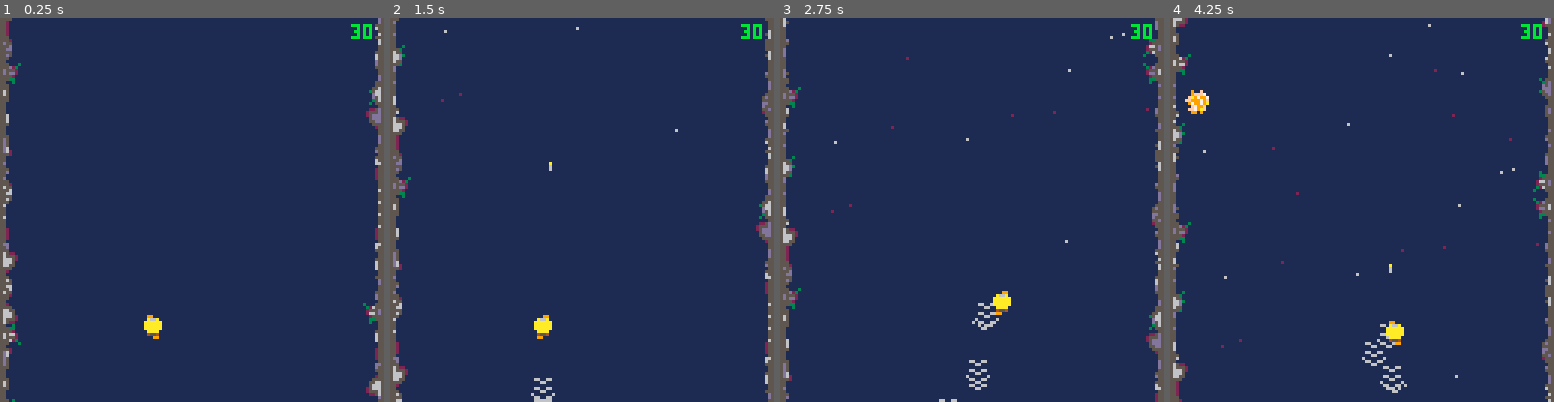
Above: before the commit, frames 1-4 (left to right).
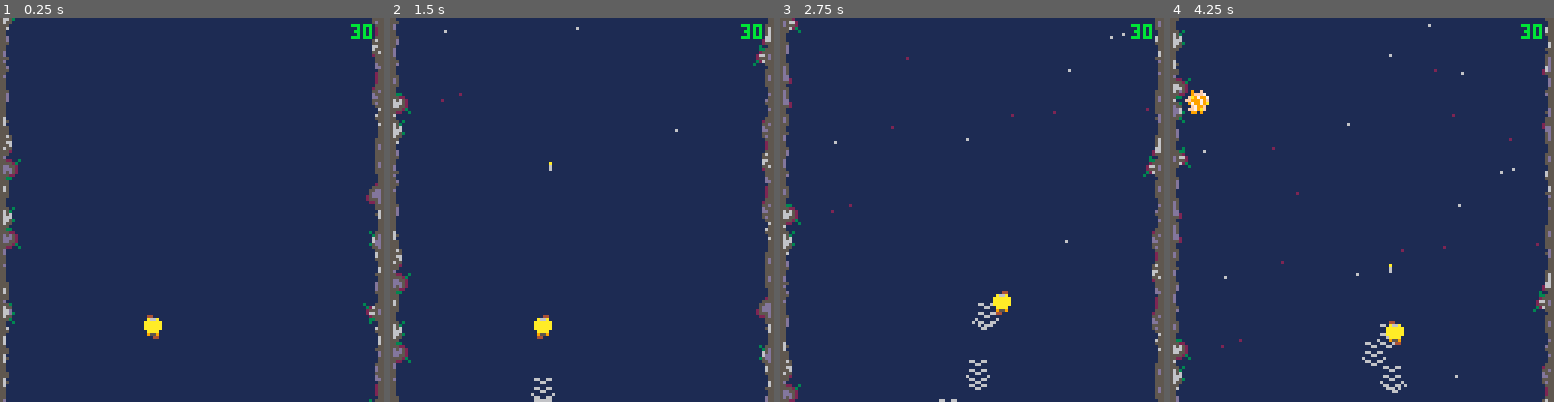
Above: after the commit, the same moments.

Repository: Mister-Oatbread/pico8_drg_game
Game: PICO-8 cartridge drg.p8
Same seed, same stepped clock (60 frames per second), same inputs: the game is played once before the commit and once after it.
Inputs:
- Up to frame 1 (0.25 s): no input
- Up to frame 2 (1.5 s): tap X (X key) at 0.33, 1.07 s; tap O (Z key) at 0.7 s
- Up to frame 3 (2.75 s): hold Right 1.6-2.1 s; tap O (Z key) at 1.7, 2.1, 2.5 s; tap X (X key) at 1.85 s; hold Up 2.15-2.42 s; hold Right from 2.47 s (still down)
- Up to frame 4 (4.25 s): tap O (Z key) every 0.4 s from 2.9 to 4.1 s; tap X (X key) at 2.97, 4.08 s; release Right at 3.03 s; hold Left 3.08-3.58 s; hold Down 3.63-3.97 s; hold Right from 4.02 s (still down)

The runs differ from the first frame. In frame 1, 2.9% of the frame differs, in the area x 0-100%, y 0-100%; in frame 2, 3.1%; in frame 3, 3.0%; in frame 4, 3.1%.

Commit message:
sprites rework

Diff:
--- a/build.lua
+++ b/build.lua
@@ -1068,11 +1068,7 @@
 end
 function new_map()
 local function create_wall(x,y)
-local sprites={
-136,138,152,154,168,170,184,186,
-137,139,153,155,169,171,185,187,
-}
-local sprite=sprites[flr(rnd(#sprites))+1]
+local sprite=136+flr(rnd(4))+16*flr(rnd(4))
 return {
 sprite=sprite,
 x=x,
--- a/drg.p8
+++ b/drg.p8
@@ -19,22 +19,22 @@
 007c70007704407077022070000000033000000000000002200000000b00b00b0b0000b0000bb0b0b00bb00000233200002332000082280000822800000a0000
 00070000002442070082280700000000000000000000000000000000bb000bbbb000bbb0000b0000b000b00000000000000000000000000000000000000a0000
 000000000004400000022000000000000000000000000000000000000bbbbbb0bbbb0000000b0000b000b0000000000000000000000000000000000000000000
-00707000000000000099000000000050009900500000995005500550055905500c0ccc0c0202220200c00000000000000000f000000020000077000000077000
-078787000086680000866800008668500086685000866850058668500586685000ccccc00022222000c0000000000000000ff000000220000799700007755700
-788888700888888008888880088888800888888008888880088888800888888000ccccc000222220000000000000000000ffff00002222007999970073357000
-788888700888888008888880088888800888888008888880088888800888888000ccccc000222220000000000000000000ffff00002222007666670073337000
-07888700088888800888888008888880088888800888888008888880088888800c0bcb0c0203230200000000000000000ffffff002222220766667007b337000
-0078700000888800008888000088880000888800008888000088880000888800000bbb000003330000000000000000000ffffff0022222207666670073b37000
-000700000045540000455400004554000045540000455400004554000045540000cbbbc000233320000000000000000000cffc0000c22c000777700007770000
-00000000000000000000990000000000000099000099000000000000000099000c00b00c02003002000000000000000000000000000000000000000000000000
-0070700000000000009900000000005000990050000099500550055005590550000000000000000000d2203000022d3000d9903000099d300077700007777700
+007070000000000000440000000aa000009aa0000009900000d99000000000000c0ccc0c0202220200c00000000000000000f000000020000077000000077000
+0787870000ffff0000ffff0000a88a0000a88a0000999900009999000000000000ccccc00022222000c0000000000000000ff000000220000799700007755700
+7888887003ffff3003ffff3004855840048558400cffffc00cffffc00000000000ccccc000222220000000000000000000ffff00002222007999970073357000
+78888870035ff530035ff53004888840048888400c5665c00c5665c00000000000ccccc000222220000000000000000000ffff00002222007666670073337000
+07888700035555300355553004688640046886400cffffc00cffffc0000000000c0bcb0c0203230200000000000000000ffffff002222220766667007b337000
+007870000033330000333300004444000044440000cccc0000cccc0000000000000bbb000003330000000000000000000ffffff0022222207666670073b37000
+000700000065560000655600006556000065560000455400004554000000000000cbbbc000233320000000000000000000cffc0000c22c000777700007770000
+0000000000000000000044000000000000009900000000000000dd00000000000c00b00c02003002000000000000000000000000000000000000000000000000
+0070700000000000004400000000005000990050000099500550055005590550000000000000000000d2203000022d3000d9903000099d300077700007777700
 0707070000a66a0000a66a0000a66a5000a66a5000a66a5005a66a5005a66a504094904020929020002222300022223000999930009999300799970077777770
 700000700aaaaaa00aaaaaa00aaaaaa00aaaaaa00aaaaaa00aaaaaa00aaaaaa0044494000222920008eeee8008eeee800cffffc00cffffc079a9a97007777700
 700000700aaaaaa00aaaaaa00aaaaaa00aaaaaa00aaaaaa00aaaaaa00aaaaaa0049444000292220008eeee8008eeee800cffffc00cffffc0799aa97000000000
 070007000aaaaaa00aaaaaa00aaaaaa00aaaaaa00aaaaaa00aaaaaa00aaaaaa00444440002222200088ee880088ee8800ccffcc00ccffcc079aaa97000000000
 0070700000aaaa0000aaaa0000aaaa0000aaaa0000aaaa0000aaaa0000aaaa004044909020229090008888000088880000cccc0000cccc000799970000000000
-00070000004554000045540000455400004554000045540000455400004554000040400000202000004554000045540000455400004554000077700000000000
-000000000000000000009900000000000000990000990000000000000000990004000400020002000000dd0000dd00000000dd0000dd00000000000000000000
+00070000009559000095590000455400004554000045540000455400004554000040400000202000004554000045540000455400004554000077700000000000
+000000000000000000004400000000000000990000990000000000000000990004000400020002000000dd0000dd00000000dd0000dd00000000000000000000
 000000000e78000000f00900000dd00300d5d50000000555550000005555ddd00000000020000000000000000000000000000000000000000000000000000000
 00000000e78828e007fff900055555300d556d50000055ddd55500005ddddddd0300000022000000000000000000000000000000000000000000000000000000
 00078000e78887ee79979af055ddd55055555555000dddddddddd0005ddddd523003000002220000000000000000000000000000222220000000000000000000
--- a/src/map.lua
+++ b/src/map.lua
@@ -7,11 +7,8 @@
     -- takes x,y coord and creates a random wall sprite with random x flip and
     -- according orientation for wall
     local function create_wall(x,y)
-        local sprites={
-            136,138,152,154,168,170,184,186,
-            137,139,153,155,169,171,185,187,
-        }
-        local sprite=sprites[flr(rnd(#sprites))+1]
+        -- choose one of the sprites
+        local sprite=136+flr(rnd(4))+16*flr(rnd(4))
         return {
             sprite=sprite,
             x=x,
